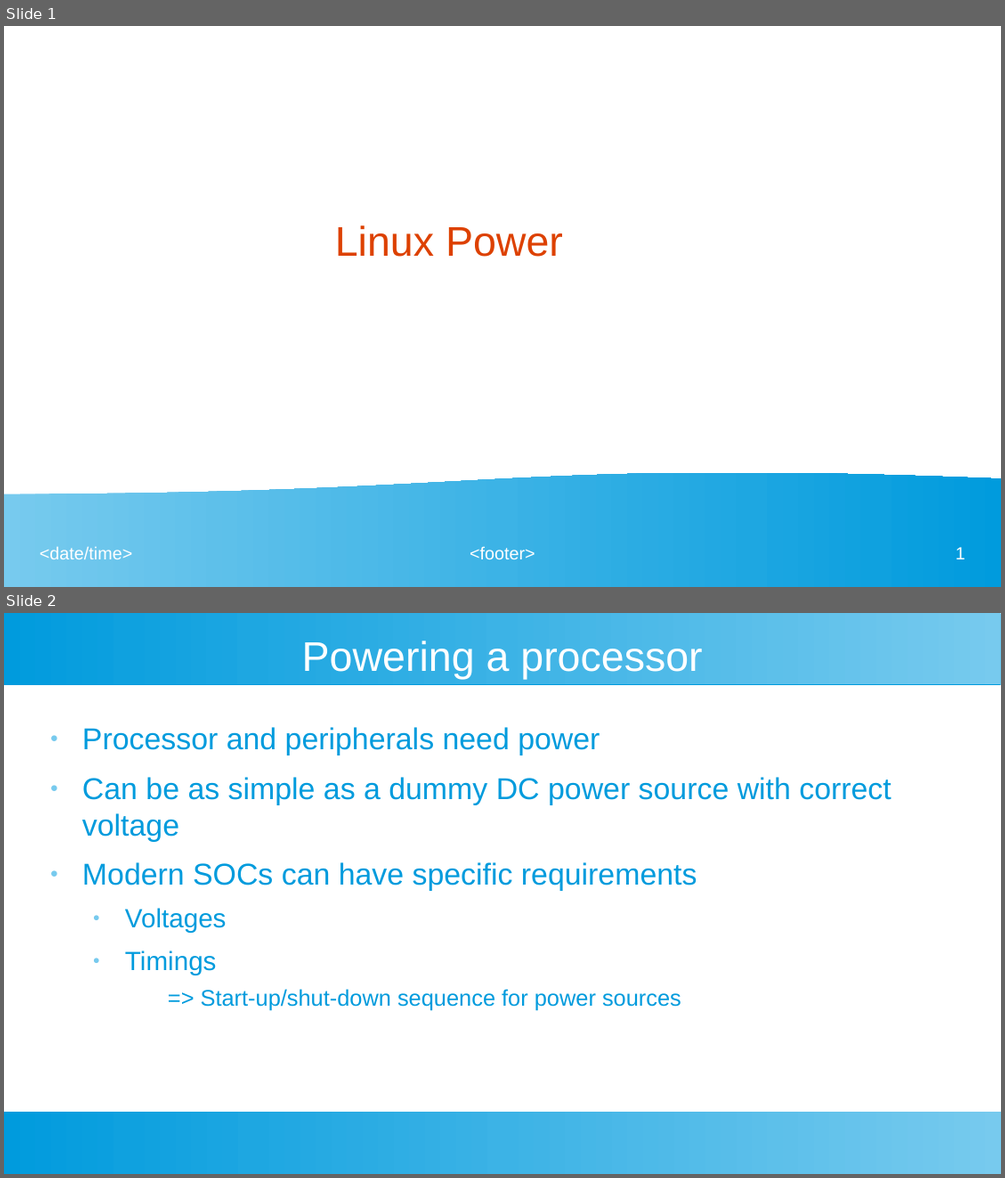
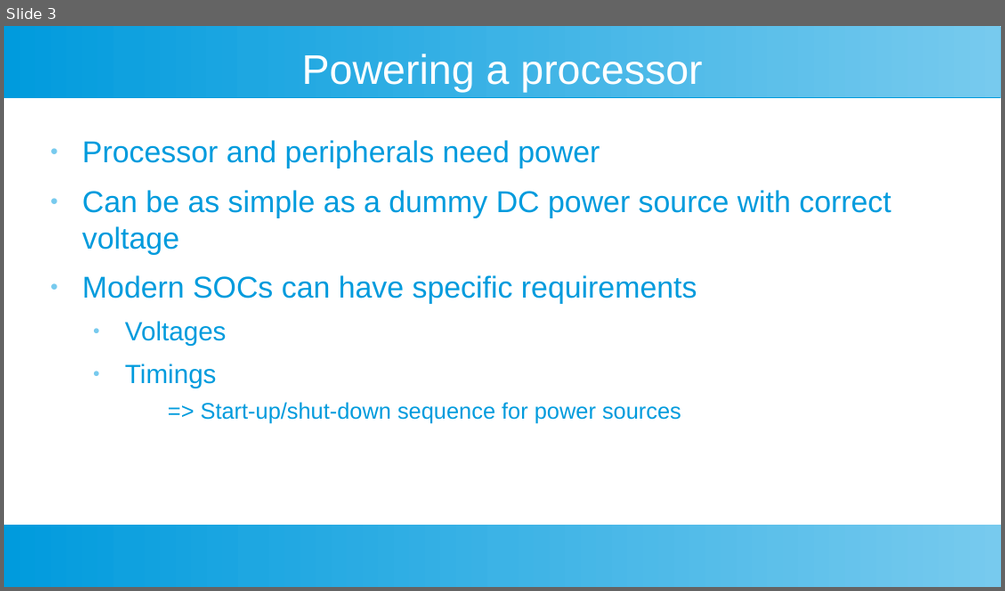
Before and after one commit to M-Vaittinen/babblings, a slide deck: PMIC/PMIC-babblings.odp. Shown one above the other, each under a label of ours: slides 1 and 2 before the commit, slide 3 after it. The pictures are 1005x1178 and 1005x591 pixels, drawn with LibreOffice and Linux fonts; fonts in the diff are those of the drawing. Boxes give left, top, right and bottom in pixels: in the first picture for what was removed or moved away, otherwise in the second. Text is boxed around its words. In the diff, an @@ line names an element or a change of style, - is before the commit and + after.

```diff
--- a/PMIC/PMIC-babblings.odp
+++ b/PMIC/PMIC-babblings.odp
@@ slide 1 removed at bbox=[4, 26, 1001, 587], background #FFFFFF @@
@@ title removed at bbox=[335, 225, 563, 257] @@
-Linux Power
@@ flow chart document removed at bbox=[4, 471, 1001, 587] @@
@@ text removed at bbox=[40, 546, 132, 559] @@
-<date/time>
@@ text removed at bbox=[469, 546, 535, 559] @@
-<footer>
@@ page number removed at bbox=[955, 547, 965, 559] @@
-1
@@ what was slide 2 is now slide 3 @@
```
Also in this commit, not shown: 3 slides changed, 3 slides added.
